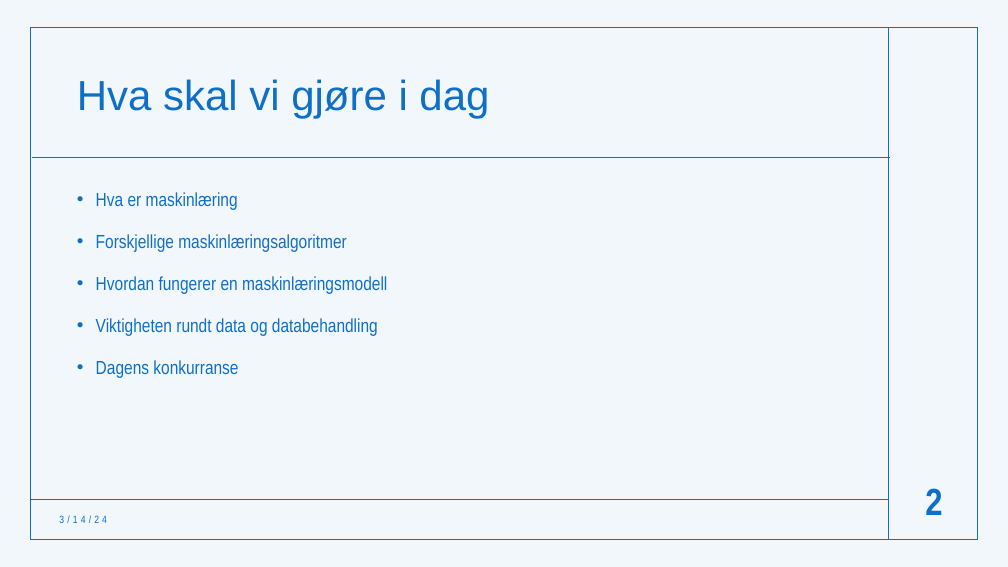
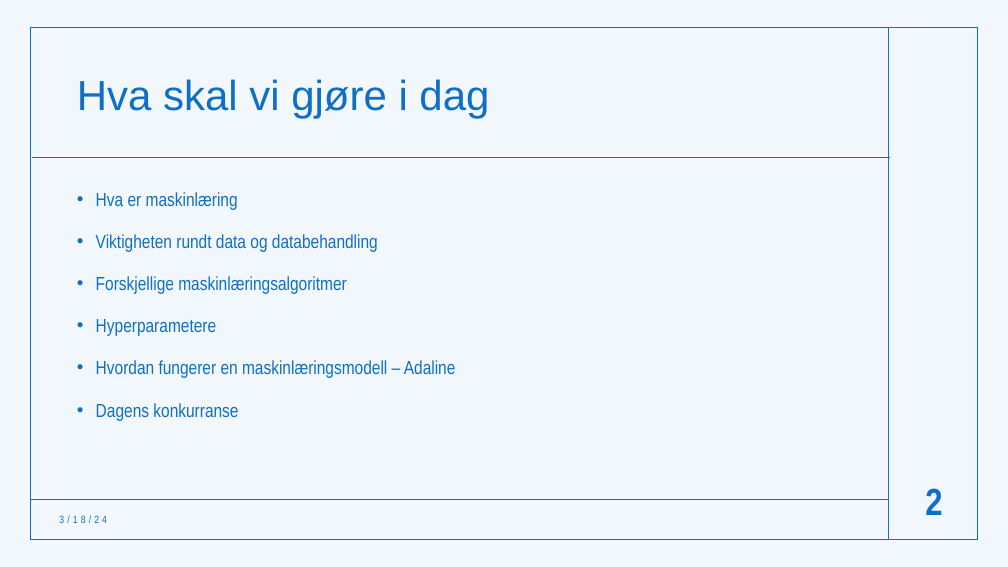
Before and after one commit to Eik-Lab/ML-workshop-2024, a slide deck: slide 2 of Presentasjon_ML.pptx. Drawn at 1008x567 pixels with LibreOffice and Linux fonts; fonts in the diff are those of the drawing. Boxes give left, top, right and bottom in pixels: in the first picture for what was removed or moved away, otherwise in the second. Text is boxed around its words. In the diff, an @@ line names an element or a change of style, - is before the commit and + after.

```diff
--- a/Presentasjon_ML.pptx
+++ b/Presentasjon_ML.pptx
@@ text at (x1=96, y1=234, x2=378, y2=252): paragraph added @@
+• Viktigheten rundt data og databehandling
@@ text at (x1=96, y1=319, x2=456, y2=378): text changed @@
-• Hvordan fungerer en maskinlæringsmodell
-• Viktigheten rundt data og databehandling
+• Hyperparametere
+• Hvordan fungerer en maskinlæringsmodell – Adaline
@@ text at (x1=59, y1=515, x2=107, y2=523): text changed @@
-3/14/24
+3/18/24
```
Also in this commit, not shown: 13 other slides changed, 2 other files.
